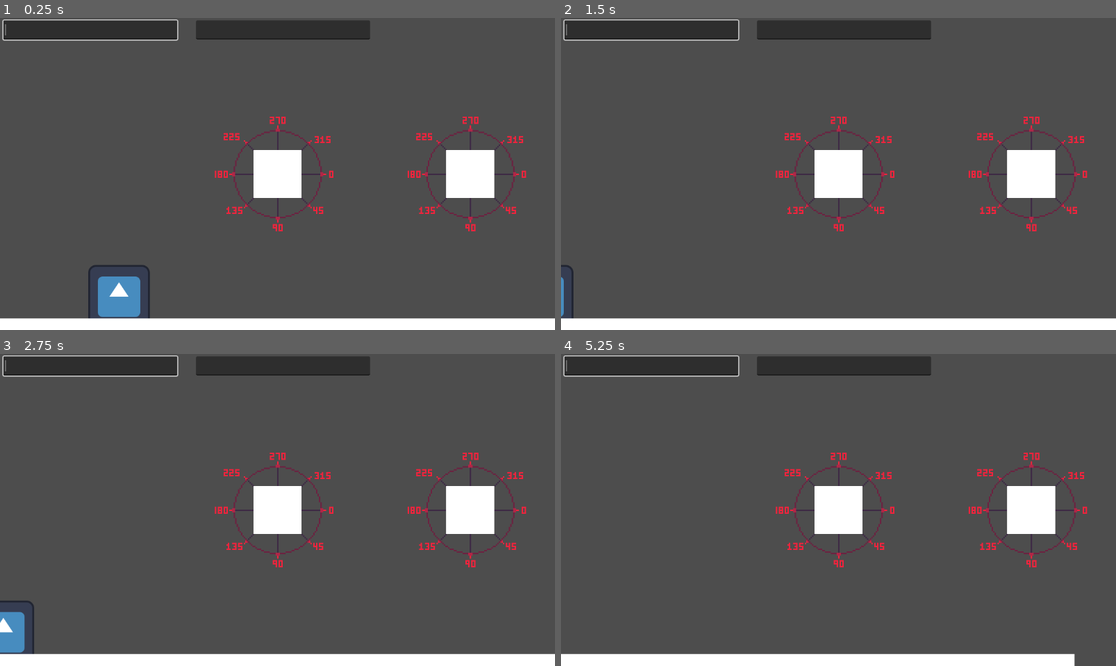
Above: before the commit, frames 1-4 (two rows, left to right).
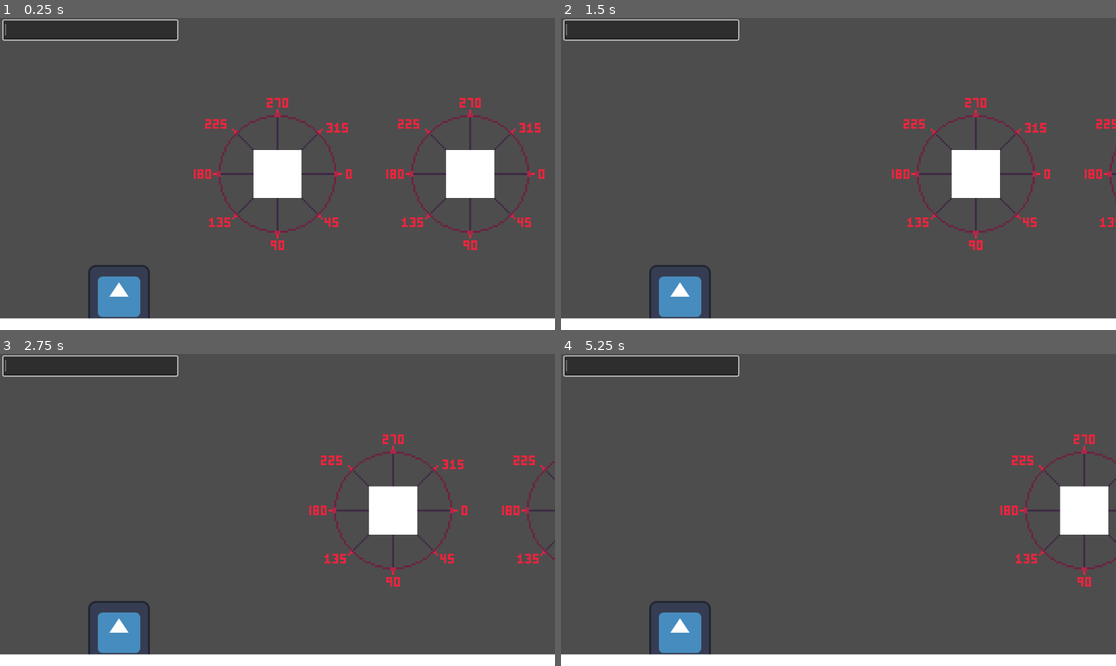
Above: after the commit, the same moments.

Repository: ninja00283/SubmarineGame
Game: Godot game, scene res://node2D.tscn
The game is run twice, just before and just after one commit, with the same random seed, the same clock (stepped at 60 frames per second) and the same inputs. The engine's default icon, where the game draws it, is replaced by a stand-in: a white triangle on a blue panel in a dark square.
Inputs:
- Up to frame 1 (0.25 s): no input
- Up to frame 2 (1.5 s): tap Enter (Submit) at 0.5, 0.6, 1.35 s; hold Right (ui_right) from 0.53 s (still down); tap Up (ui_up) at 0.77 s
- Up to frame 3 (2.75 s): tap Up (ui_up) at 1.52 s; release Right (ui_right) at 2.03 s; hold Left (ui_left) from 2.03 s (still down); tap Enter (Submit) at 2.1 s
- Up to frame 4 (5.25 s): release Left (ui_left) at 2.78 s; hold Right (ui_right) 2.78-4.28 s; tap Enter (Submit) every 0.75 s from 2.85 to 5.1 s; tap Up (ui_up) at 3.02, 3.77, 4.52 s; hold Left (ui_left) 4.28-5.03 s; hold Right (ui_right) from 5.03 s (still down)

The runs differ from the first frame. In frame 1, 4.9% of the frame differs, in the area x 34-99%, y 0-75%; in frame 2, 9.6%; in frame 3, 11%, in the area x 0-100%, y 0-97%; in frame 4, 9.5%.

Commit message:
"Summary"

Diff:
--- a/main.gd
+++ b/main.gd
@@ -1,6 +1,6 @@
 extends Node2D
 
-@onready var commandInput: LineEdit = $CharacterBody2D/commandInput
+@onready var commandInput: LineEdit = $commandInput
 @onready var characterBody2D: CharacterBody2D = $CharacterBody2D
 @onready var torpedoScene = preload("res://torpedo.tscn")
 
--- a/node2D.tscn
+++ b/node2D.tscn
@@ -37,3 +37,12 @@
 
 [node name="CharacterBody2D2" parent="." instance=ExtResource("2_jrhgi")]
 position = Vector2(400, 0)
+
+[node name="Camera2D" type="Camera2D" parent="."]
+
+[node name="commandInput" type="LineEdit" parent="."]
+offset_left = -569.0
+offset_top = -319.0
+offset_right = -208.0
+offset_bottom = -279.0
+metadata/_edit_use_anchors_ = true
--- a/player.tscn
+++ b/player.tscn
@@ -12,10 +12,8 @@
 collision_mask = 3
 script = ExtResource("1_bhnif")
 
-[node name="Camera2D" type="Camera2D" parent="."]
-
 [node name="Sprite2D" type="Sprite2D" parent="."]
-scale = Vector2(3, 3)
+scale = Vector2(4, 4)
 texture = ExtResource("2_vhsvq")
 
 [node name="CollisionShape2D" type="CollisionShape2D" parent="."]
@@ -25,10 +23,3 @@
 [node name="MeshInstance2D" type="MeshInstance2D" parent="."]
 scale = Vector2(100, 100)
 mesh = SubResource("QuadMesh_k6w4n")
-
-[node name="commandInput" type="LineEdit" parent="."]
-offset_left = -569.0
-offset_top = -319.0
-offset_right = -208.0
-offset_bottom = -279.0
-metadata/_edit_use_anchors_ = true
--- a/torpedo.gd
+++ b/torpedo.gd
@@ -28,7 +28,7 @@
 
 func _on_timer_timeout():
 	if target != null and distance <= 150:
-		target.HP -= 2500 / distance
+		target.HP -= 8000 / distance - 50
 		print(distance)
 		print(target.HP)
 		queue_free()
--- a/torpedo.tscn
+++ b/torpedo.tscn
@@ -5,7 +5,7 @@
 [ext_resource type="Script" path="res://area2D.gd" id="3_jpvmm"]
 
 [sub_resource type="CircleShape2D" id="CircleShape2D_ctrve"]
-radius = 7.44186
+radius = 12.5
 
 [node name="RigidBody2D" type="RigidBody2D"]
 mass = 20.0
